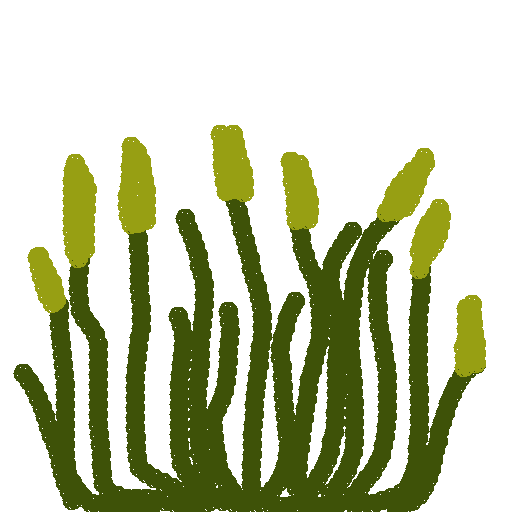
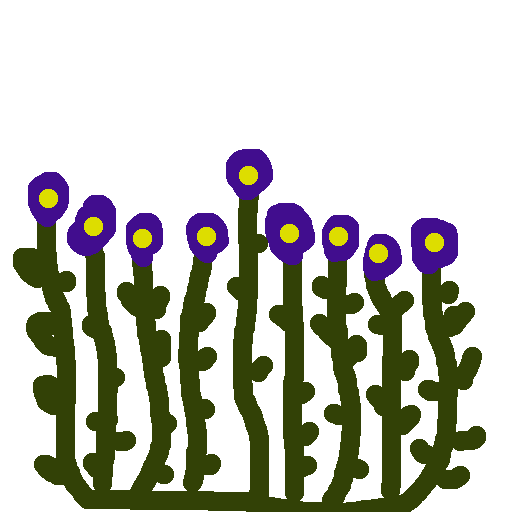
Comparing the layer stacks of the two w=512, h=512 images. Changes:
added layer "grass4" above "grass3" over bbox(13, 149, 486, 512)
hid "grass3" over bbox(13, 125, 486, 512)
